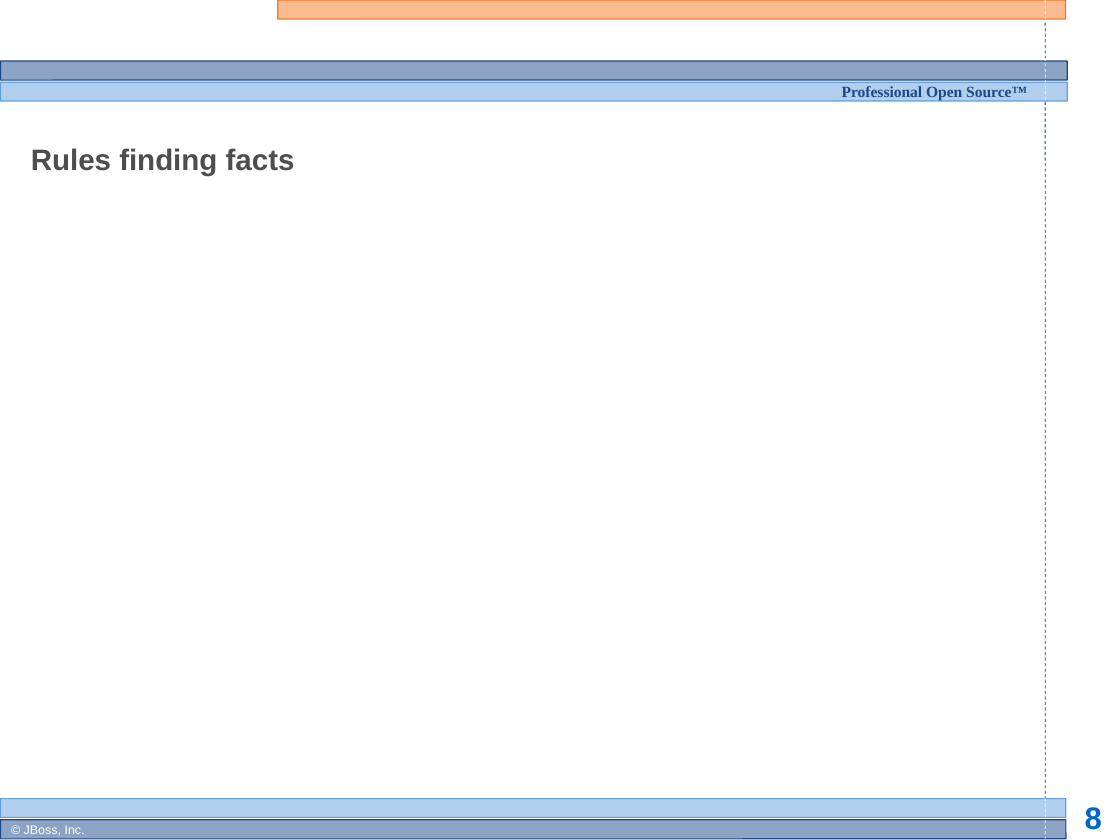
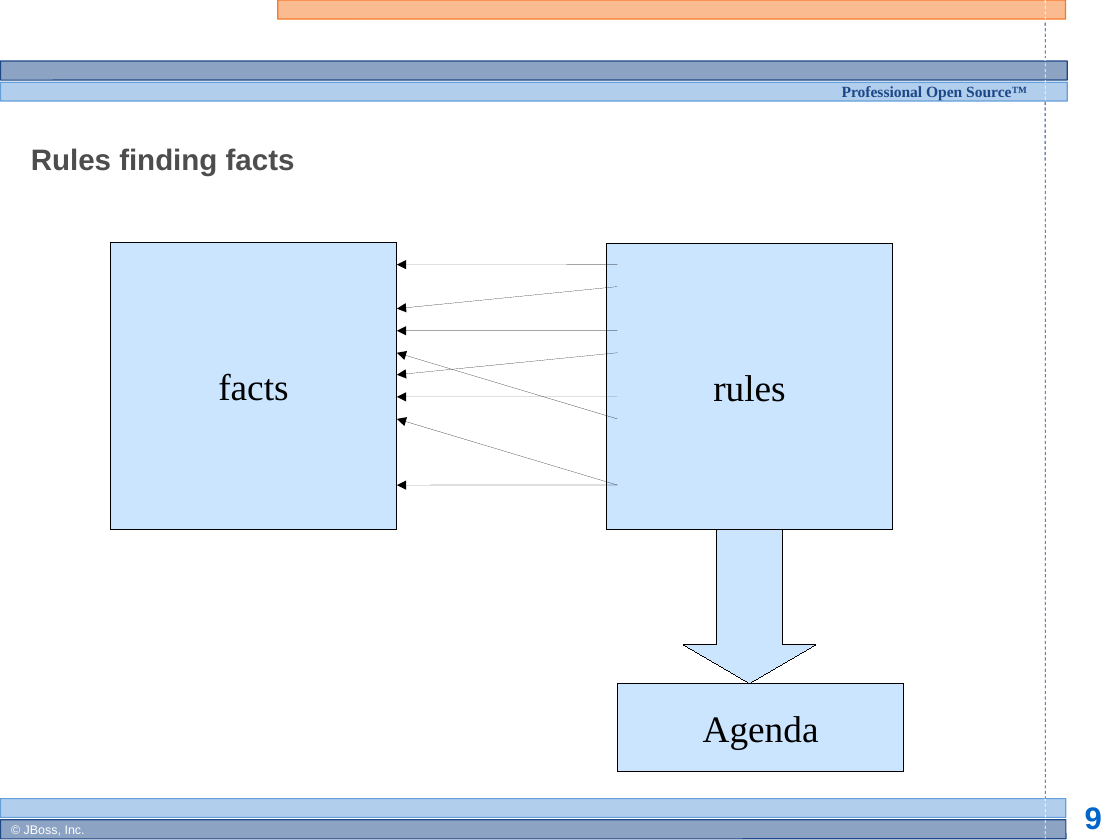
Before and after one commit to bobmcwhirter/drools, a slide deck: slide 9 of documentation/training/developers-course/Module 3 - Rule Engine Concepts 1.odp (slide 8 before the commit). Drawn at 1120x840 pixels with LibreOffice and Linux fonts; fonts in the diff are those of the drawing; background and template pictures are left out. Boxes give left, top, right and bottom in pixels: in the first picture for what was removed or moved away, otherwise in the second. Text is boxed around its words. In the diff, an @@ line names an element or a change of style, - is before the commit and + after.

Commit message:
update

```diff
--- a/documentation/training/developers-course/Module 3 - Rule Engine Concepts 1.odp
+++ b/documentation/training/developers-course/Module 3 - Rule Engine Concepts 1.odp
@@ rectangle added at [110, 243, 396, 530], fill #99CCFF at 50% opacity, outline #000000 0 pt, 24 pt, text #000000 @@
+facts
@@ arrow added from (617, 264) to (396, 264), #000000 0 pt @@
@@ rectangle added at [606, 243, 893, 530], fill #99CCFF at 50% opacity, outline #000000 0 pt, 24 pt, text #000000 @@
+rules
@@ arrow added from (617, 287) to (396, 309), #000000 0 pt @@
@@ arrow added from (617, 419) to (396, 353), #000000 0 pt @@
@@ arrow added from (617, 353) to (396, 375), #000000 0 pt @@
@@ arrow added from (617, 330) to (396, 330), #000000 0 pt @@
@@ arrow added from (617, 396) to (396, 396), #000000 0 pt @@
@@ arrow added from (617, 485) to (396, 419), #000000 0 pt @@
@@ arrow added from (617, 485) to (396, 485), #000000 0 pt @@
@@ down arrow added at [683, 529, 815, 683], fill #99CCFF at 50% opacity, outline #000000 0 pt @@
@@ rectangle added at [617, 683, 904, 772], fill #99CCFF at 50% opacity, outline #000000 0 pt, 24 pt, text #000000 @@
+Agenda
@@ page number at [1085, 807, 1102, 830]: text changed @@
-8
+9
```
Also in this commit, not shown: 1 other slide changed, 4 slides added, 2 slides removed.
